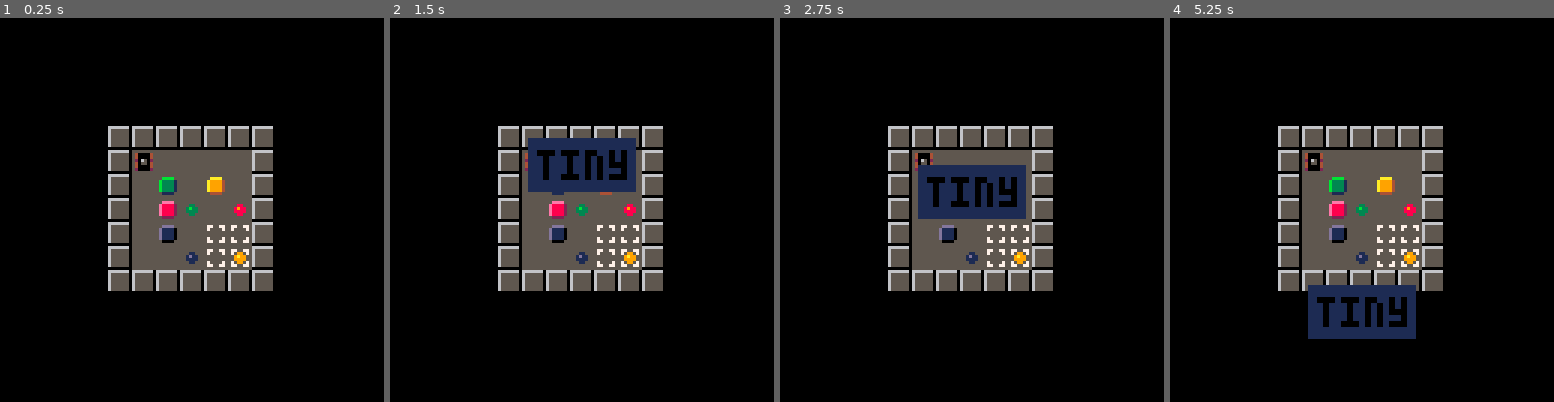
Above: before the commit, frames 1-4 (left to right).
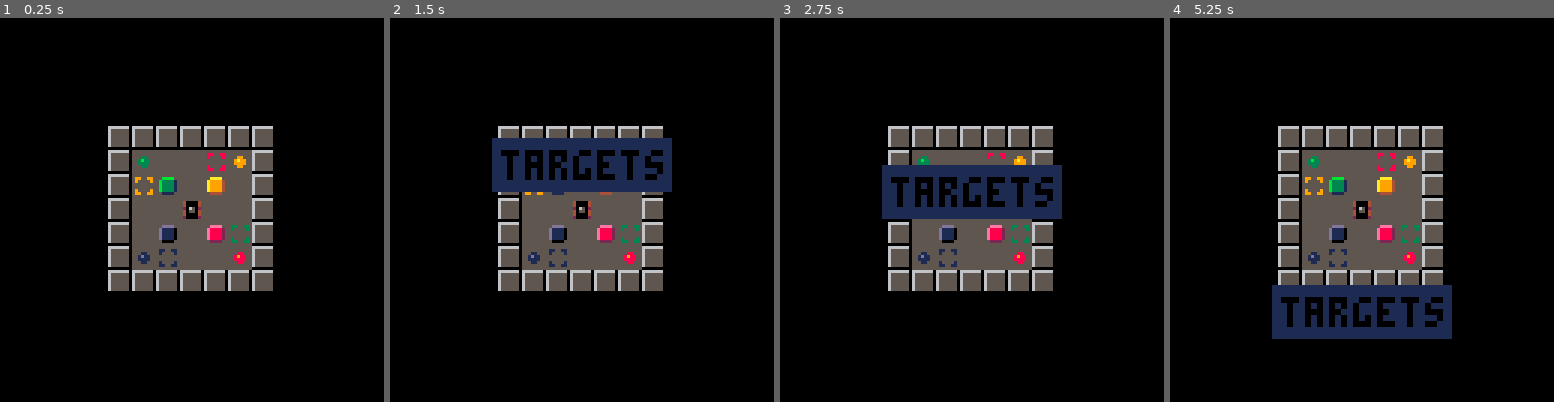
Above: after the commit, the same moments.

Repository: erwinbonsma/SokoBubbleP8
Game: PICO-8 cartridge sokububble.p8
Same seed, same stepped clock (60 frames per second), same inputs: the game is played once before the commit and once after it.
Inputs:
- Up to frame 1 (0.25 s): no input
- Up to frame 2 (1.5 s): tap X (X key) at 0.33, 1.07 s
- Up to frame 3 (2.75 s): hold Right 1.6-2.1 s; tap X (X key) at 1.85 s; hold Up 2.15-2.42 s; hold Right from 2.47 s (still down)
- Up to frame 4 (5.25 s): tap X (X key) at 2.97, 4.08, 5.2 s; release Right at 3.03 s; hold Left 3.08-3.58 s; hold Down 3.63-3.97 s; hold Right 4.02-4.68 s; hold Up 4.73-5.03 s; hold Left from 5.08 s (still down)

The runs differ from the first frame. In frame 1, 1.7% of the frame differs, in the area x 35-65%, y 35-65%; in frame 2, 5.2%, in the area x 26-74%, y 31-65%; in frame 3, 4.9%; in frame 4, 5.1%.

Commit message:
Add two tiny intro levels

Diff:
--- a/sokububble.p8
+++ b/sokububble.p8
@@ -2,6 +2,14 @@
 version 41
 __lua__
 level_defs={{
+ name="bubbles",
+ mapdef={27,0,7,7},
+ ini_bubble=0
+},{
+ name="targets",
+ mapdef={33,0,7,7},
+ ini_bubble=0
+},{
  name="intro 1",
  mapdef={0,0,8,8},
  ini_bubble=0
@@ -649,7 +657,7 @@
 end
 
 function _init()
- start_level(4)
+ start_level(2)
 end
 
 function _draw()
@@ -743,13 +751,13 @@
 0000000000000000000000000000000001010100000000000000000000000000010101000000000000000000000000000202000000000000000000000000000004141414140810181818181818080000041414141408101818181818180800000414141414081018181818181802000004141414140810181818181818020000
 0000000000000000000000000000000000000000000000000000000000000000000000000000000000000000000000000000000000000000000000000000000000000000000000000000000000000000000000000000000000000000000000000000000000000000000000000000000000000000000000000000000000000000
 __map__
-3030303030303030303030303030303030303030303030303030303000000000000000000000000000000000000000000000000000000000000000000000000000000000000000000000000000000000000000000000000000000000000000000000000000000000000000000000000000000000000000000000000000000000
-3010750000000030100000000000305500003000653010000000003000000000000000000000000000000000000000000000000000000000000000000000000000000000000000000000000000000000000000000000000000000000000000000000000000000000000000000000000000000000000000000000000000000000
-3000400000504530000000000000300010600000003000600040003000000000000000000000000000000000000000000000000000000000000000000000000000000000000000000000000000000000000000000000000000000000000000000000000000000000000000000000000000000000000000000000000000000000
-3000006676000030000050006031303000567640003000506600563000000000000000000000000000000000000000000000000000000000000000000000000000000000000000000000000000000000000000000000000000000000000000000000000000000000000000000000000000000000000000000000000000000000
-300000564600003000006000000030005066460030300070004d4d3000000000000000000000000000000000000000000000000000000000000000000000000000000000000000000000000000000000000000000000000000000000000000000000000000000000000000000000000000000000000000000000000000000000
-306570000060003000005300655530000000700000300000764d483000000000000000000000000000000000000000000000000000000000000000000000000000000000000000000000000000000000000000000000000000000000000000000000000000000000000000000000000000000000000000000000000000000000
-3000000000550030560031005565304500300000753030303030303000000000000000000000000000000000000000000000000000000000000000000000000000000000000000000000000000000000000000000000000000000000000000000000000000000000000000000000000000000000000000000000000000000000
+3030303030303030303030303030303030303030303030303030303030303030303030303030303000000000000000000000000000000000000000000000000000000000000000000000000000000000000000000000000000000000000000000000000000000000000000000000000000000000000000000000000000000000
+301075000000003010000000000030550000300065301000000000304d6000004d3066000055463000000000000000000000000000000000000000000000000000000000000000000000000000000000000000000000000000000000000000000000000000000000000000000000000000000000000000000000000000000000
+3000400000504530000000000000300010600000003000600040003000660046403045600040003000000000000000000000000000000000000000000000000000000000000000000000000000000000000000000000000000000000000000000000000000000000000000000000000000000000000000000000000000000000
+3000006676000030000050006031303000567640003000506600563000001000003000001000003000000000000000000000000000000000000000000000000000000000000000000000000000000000000000000000000000000000000000000000000000000000000000000000000000000000000000000000000000000000
+300000564600003000006000000030005066460030300070004d4d3070760056003000700050653000000000000000000000000000000000000000000000000000000000000000000000000000000000000000000000000000000000000000000000000000000000000000000000000000000000000000000000000000000000
+306570000060003000005300655530000000700000300000764d48304d0000504d3076750000563000000000000000000000000000000000000000000000000000000000000000000000000000000000000000000000000000000000000000000000000000000000000000000000000000000000000000000000000000000000
+3000000000550030560031005565304500300000753030303030303030303030303030303030303000000000000000000000000000000000000000000000000000000000000000000000000000000000000000000000000000000000000000000000000000000000000000000000000000000000000000000000000000000000
 3030303030303030303030303030303030303030303000000000000000000000000000000000000000000000000000000000000000000000000000000000000000000000000000000000000000000000000000000000000000000000000000000000000000000000000000000000000000000000000000000000000000000000
 
 
